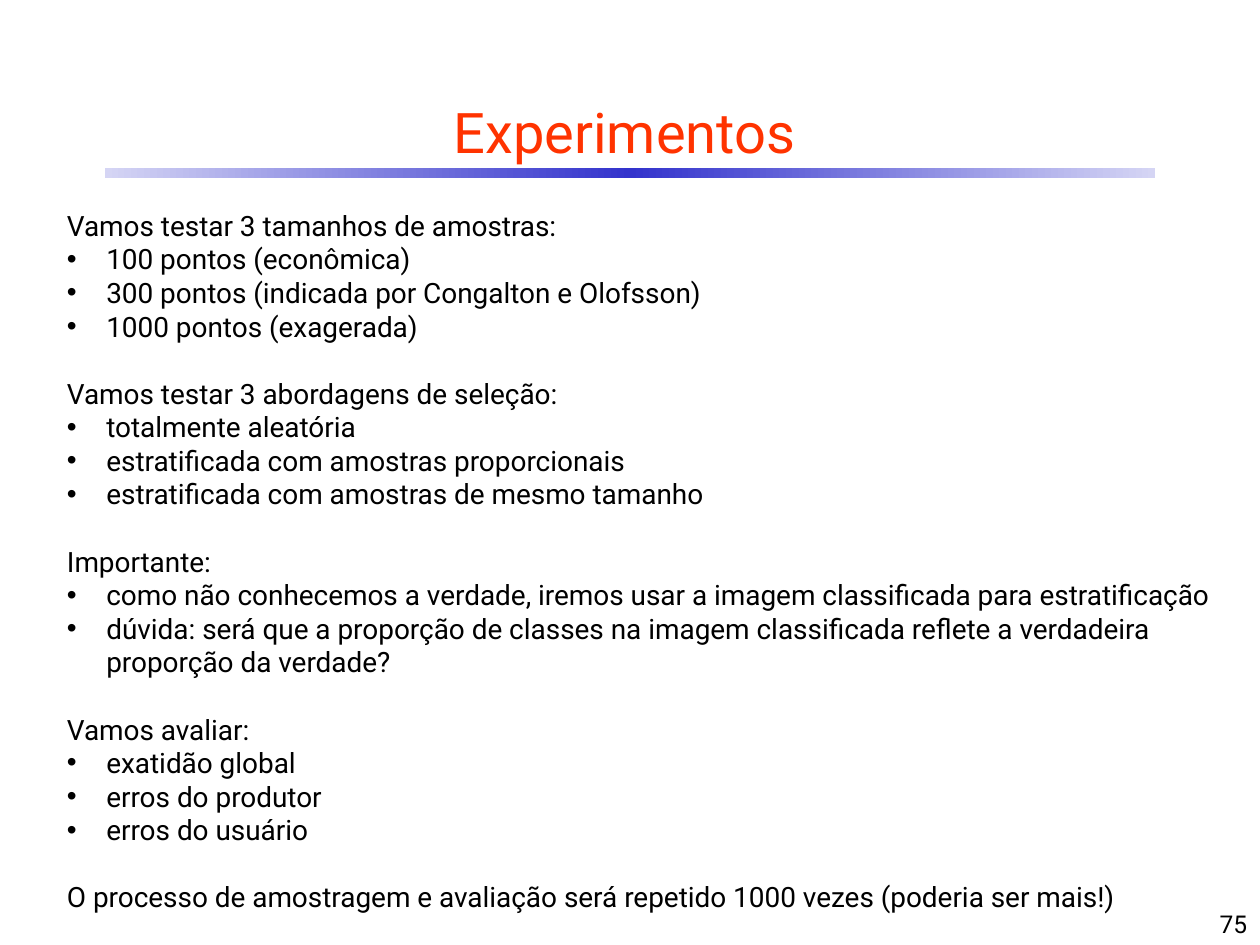
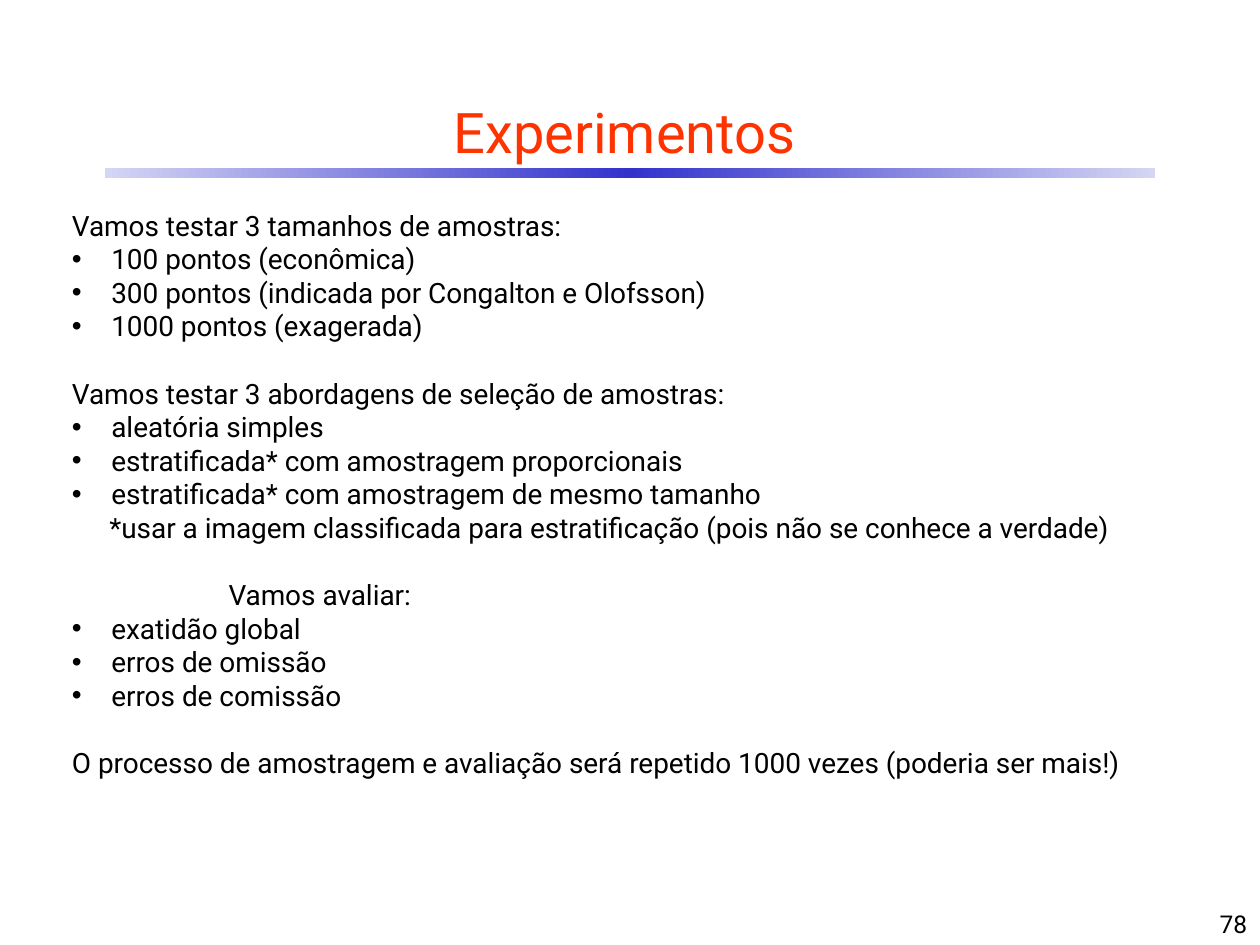
Before and after one commit to CDRenno/Estatistica, a slide deck: slide 78 of ppt/12AvalClass.pptx (slide 75 before the commit). Drawn at 1260x945 pixels with LibreOffice and Linux fonts; fonts in the diff are those of the drawing. Boxes give left, top, right and bottom in pixels: in the first picture for what was removed or moved away, otherwise in the second. Text is boxed around its words. In the diff, an @@ line names an element or a change of style, - is before the commit and + after.

```diff
--- a/ppt/12AvalClass.pptx
+++ b/ppt/12AvalClass.pptx
@@ text at <box>72,383,1109,545</box>: text changed @@
-Vamos testar 3 abordagens de seleção:
-• totalmente aleatória
-• estratificada com amostras proporcionais
-• estratificada com amostras de mesmo tamanho
-Importante:
-• como não conhecemos a verdade, iremos usar a imagem classificada para estratificação
-• dúvida: será que a proporção de classes na imagem classificada reflete a verdadeira proporção da verdade?
+Vamos testar 3 abordagens de seleção de amostras:
+• aleatória simples
+• estratificada* com amostragem proporcionais
+• estratificada* com amostragem de mesmo tamanho
+*usar a imagem classificada para estratificação (pois não se conhece a verdade)
@@ text at <box>111,651,341,707</box>: text changed @@
-• erros do produtor
-• erros do usuário
+• erros de omissão
+• erros de comissão
@@ page number at <box>1220,915,1248,934</box>: text changed @@
-75
+78
```
Also in this commit, not shown: 45 other slides changed, 18 slides added, 11 slides removed, 1 other file.
